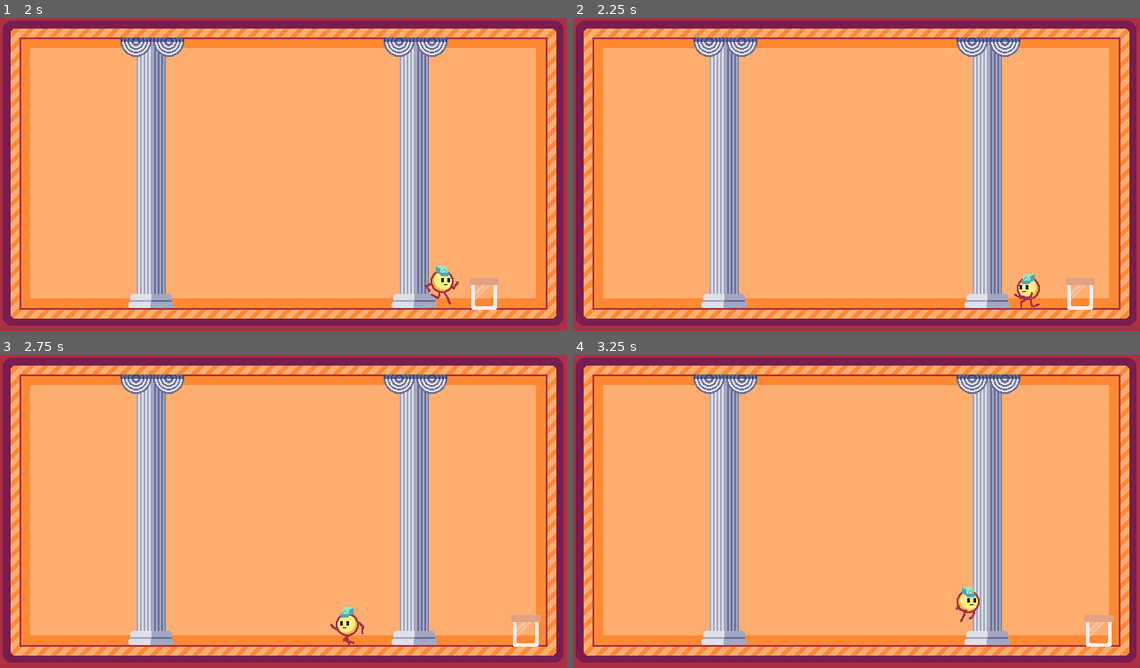
Above: before the commit, frames 1-4 (two rows, left to right).
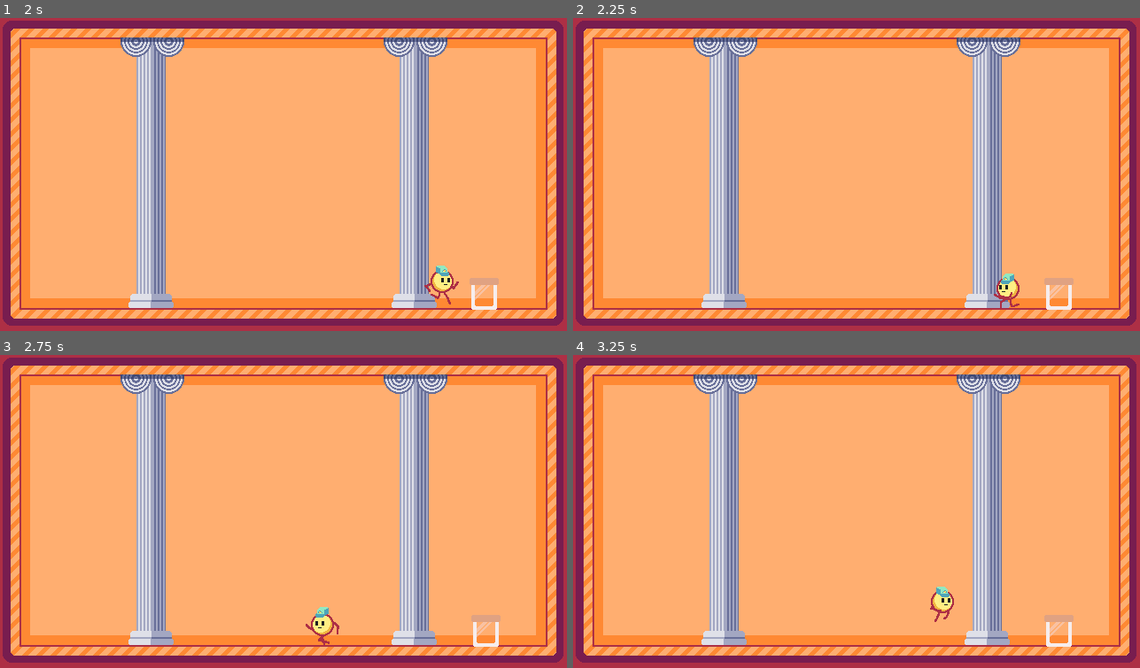
Above: after the commit, the same moments.

Repository: torinman/Brackeys-2025-1
Game: Godot game, scene res://main.tscn
Same seed, same stepped clock (60 frames per second), same inputs: the game is played once before the commit and once after it.
Inputs:
- Up to frame 1 (2 s): hold D (right) from 0.53 s (still down); tap Up (jump) at 0.77, 1.52 s
- Up to frame 2 (2.25 s): release D (right) at 2.03 s; hold Left (left) from 2.03 s (still down)
- Up to frame 3 (2.75 s): keep holding Left (left)
- Up to frame 4 (3.25 s): release Left (left) at 2.78 s; hold D (right) from 2.78 s (still down); tap Up (jump) at 3.02 s

Frame 1 is identical in both runs. In frame 2, 1.0% of the frame differs, in the area x 74-93%, y 81-94%; in frame 3, 1.2%, in the area x 53-96%, y 80-94%; in frame 4, 1.2%.

Commit message:
make the jar less glitchy but less bouncy and fun :(

Diff:
--- a/scenes/jar.tscn
+++ b/scenes/jar.tscn
@@ -18,7 +18,6 @@
 
 [node name="RigidBody2D" type="RigidBody2D" parent="."]
 position = Vector2(22, 0)
-collision_layer = 0
 mass = 0.58
 physics_material_override = SubResource("PhysicsMaterial_6e3qc")
 
--- a/scripts/Playerphysics.gd
+++ b/scripts/Playerphysics.gd
@@ -12,6 +12,8 @@
 # Get the gravity from the project settings to be synced with RigidBody nodes.
 var gravity = ProjectSettings.get_setting("physics/2d/default_gravity")
 var since_ground = V_JUMP_DELAY
+
+var push_force = 20.0
 
 func _physics_process(delta):
 	since_ground += delta
@@ -55,3 +57,7 @@
 		animated_sprite_2d.play("idle")
 
 	move_and_slide()
+	for i in get_slide_collision_count():
+		var c = get_slide_collision(i)
+		if c.get_collider() is RigidBody2D:
+			c.get_collider().apply_central_impulse(-c.get_normal() * push_force)
